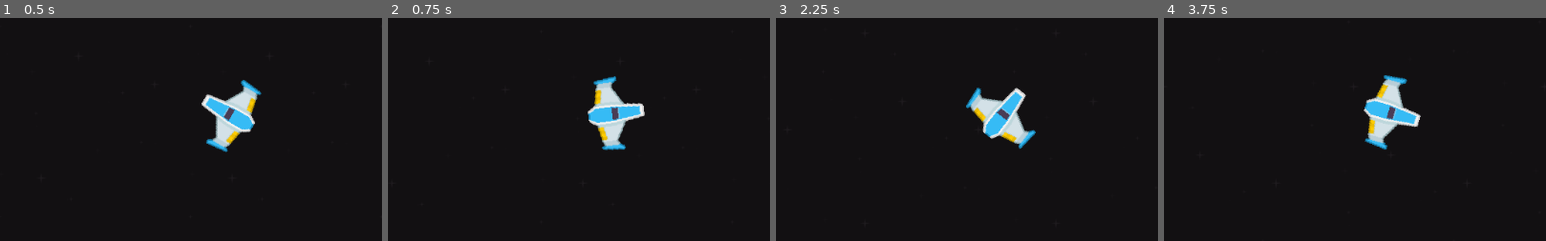
Above: before the commit, frames 1-4 (left to right).
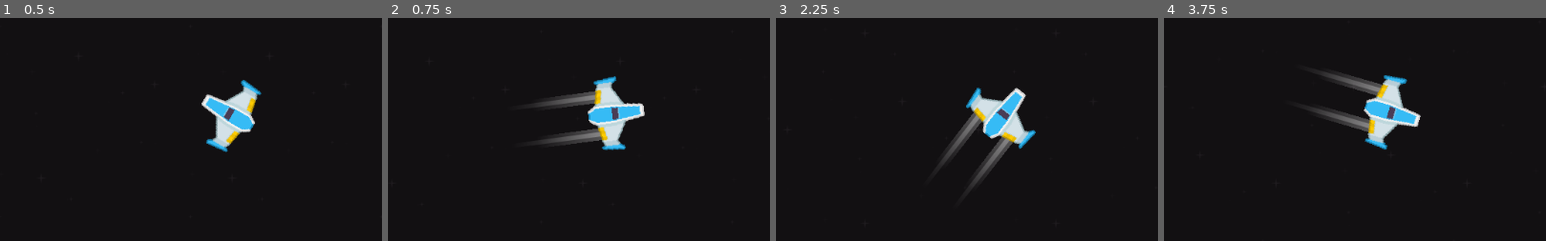
Above: after the commit, the same moments.

Repository: NoFr1ends/Spacy2
Game: Godot game, scene res://Scenes/GameScene.tscn
Same seed, same stepped clock (60 frames per second), same inputs: the game is played once before the commit and once after it. This scene is started directly instead of the project's main scene.
Inputs (mouse positions are % of the whole screen's width and height, from its top left):
- Up to frame 1 (0.5 s): no input
- Up to frame 2 (0.75 s): tap Enter at 0.5 s; move the mouse to (72, 45) at 0.52 s; hold Space (boost) from 0.53 s (still down)
- Up to frame 3 (2.25 s): move the mouse to (30, 55) at 1.27 s; release Space (boost) at 1.28 s; tap Space (boost) at 1.35 s; tap Enter at 2 s; move the mouse to (60, 28) at 2.02 s; hold Space (boost) from 2.03 s (still down)
- Up to frame 4 (3.75 s): move the mouse to (45, 70) at 2.77 s; release Space (boost) at 2.78 s; tap Space (boost) at 2.85 s; tap Enter at 3.5 s; move the mouse to (80, 65) at 3.52 s; hold Space (boost) from 3.53 s (still down)
The pictures show only the part of the screen within x 20-70%, y 29-79%; the shares and areas given below are measured in that part.

Frame 1 is identical in both runs. In frame 2, 1.3% of the frame differs, in the area x 38-56%, y 32-57%; in frame 3, 1.3%; in frame 4, 1.3%.

Commit message:
Client: Add booster effect to player ship

Diff:
--- a/client/Scenes/Entities/Player.gd
+++ b/client/Scenes/Entities/Player.gd
@@ -1,12 +1,20 @@
 extends Node2D
 
 export var move_speed = 500
+
+onready var booster_left = $BoosterLeft
+onready var booster_right = $BoosterRight
 
 func _process(delta):
 	look_at(get_global_mouse_position())
 
 	if Input.is_action_pressed("boost"):
 		position += (Vector2.RIGHT * move_speed).rotated(rotation) * delta
+		booster_left.visible = true
+		booster_right.visible = true
+	else:
+		booster_left.visible = false
+		booster_right.visible = false
 
 func _physics_process(delta):
 	pass
--- a/client/Scenes/Entities/Player.tscn
+++ b/client/Scenes/Entities/Player.tscn
@@ -1,7 +1,8 @@
-[gd_scene load_steps=3 format=2]
+[gd_scene load_steps=4 format=2]
 
 [ext_resource path="res://Assets/Game/Ships/playerShip1_blue.png" type="Texture" id=1]
 [ext_resource path="res://Scenes/Entities/Player.gd" type="Script" id=2]
+[ext_resource path="res://Assets/Game/Effects/spaceEffects_007.png" type="Texture" id=3]
 
 [node name="Player" type="Node2D"]
 script = ExtResource( 2 )
@@ -9,6 +10,18 @@
 [node name="Camera2D" type="Camera2D" parent="."]
 current = true
 
+[node name="BoosterRight" type="Sprite" parent="."]
+visible = false
+position = Vector2( -82.6999, 25.1002 )
+rotation = 1.5708
+texture = ExtResource( 3 )
+
+[node name="BoosterLeft" type="Sprite" parent="."]
+visible = false
+position = Vector2( -82.7, -25.1 )
+rotation = 1.5708
+texture = ExtResource( 3 )
+
 [node name="Sprite" type="Sprite" parent="."]
 rotation = 1.5708
 texture = ExtResource( 1 )
Binary file added: client/Assets/Game/Effects/spaceEffects_001.png
Not shown, added: client/Assets/Game/Effects/spaceEffects_001.png.import
Binary file added: client/Assets/Game/Effects/spaceEffects_002.png
Not shown, added: client/Assets/Game/Effects/spaceEffects_002.png.import
Binary file added: client/Assets/Game/Effects/spaceEffects_003.png
Not shown, added: client/Assets/Game/Effects/spaceEffects_003.png.import
Binary file added: client/Assets/Game/Effects/spaceEffects_004.png
Not shown, added: client/Assets/Game/Effects/spaceEffects_004.png.import
Binary file added: client/Assets/Game/Effects/spaceEffects_005.png
Not shown, added: client/Assets/Game/Effects/spaceEffects_005.png.import
Binary file added: client/Assets/Game/Effects/spaceEffects_006.png
Not shown, added: client/Assets/Game/Effects/spaceEffects_006.png.import
(and 3 more such lines)
